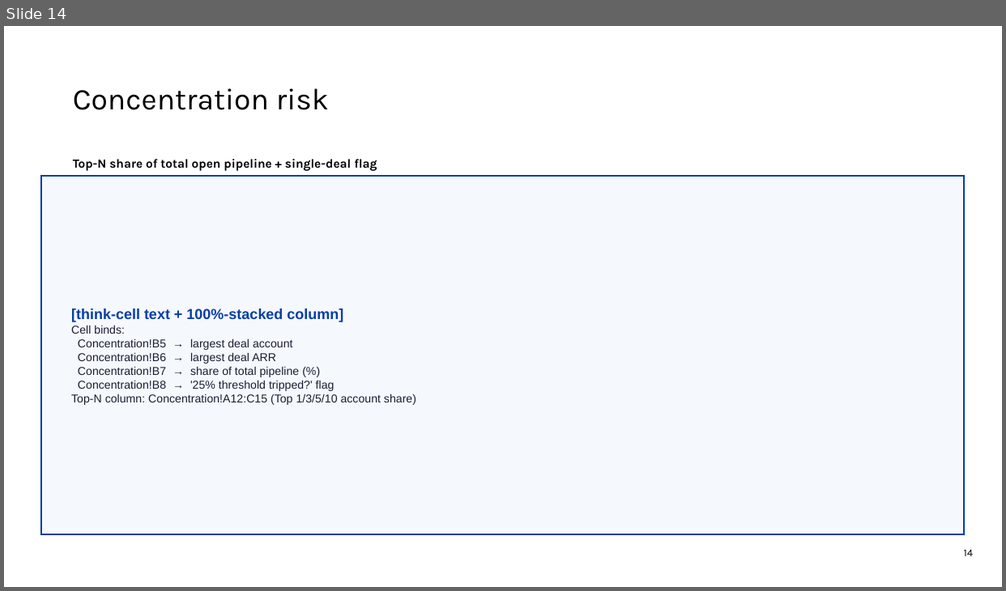
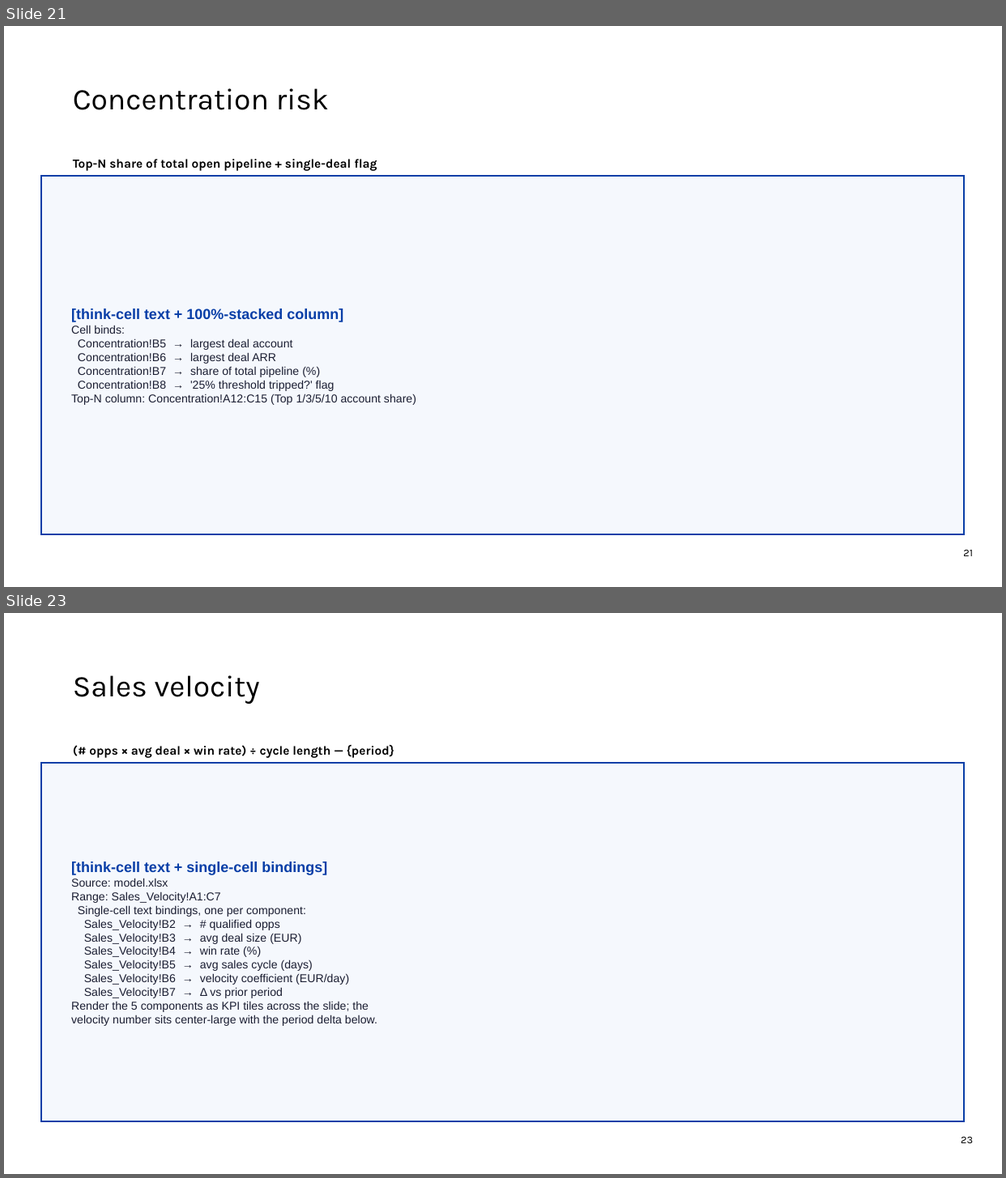
Before and after one commit to Andre-Profitt/sales-ops-copilot, a slide deck: assets/LAND_template.pptx. Shown one above the other, each under a label of ours: slide 14 before the commit, slides 21 and 23 after it; the slides between them are not shown. The pictures are 1006x591 and 1006x1178 pixels, drawn with LibreOffice and Linux fonts; fonts in the diff are those of the drawing; background and template pictures are left out. Boxes give left, top, right and bottom in pixels: in the first picture for what was removed or moved away, otherwise in the second. Text is boxed around its words. In the diff, an @@ line names an element or a change of style, - is before the commit and + after.

```diff
--- a/assets/LAND_template.pptx
+++ b/assets/LAND_template.pptx
@@ slide 23 added at [4, 613, 1002, 1174], background #FFFFFF; not listed: 1 template element that a slide beside it also shows @@
@@ text added at [73, 675, 260, 704], 29 pt, text #000000 @@
+Sales velocity
@@ text added at [89, 745, 394, 758], 12 pt, text #000000, bold @@
+(# opps × avg deal × win rate) ÷ cycle length — {period}
@@ rectangle added at [41, 763, 965, 1122], fill #F5F8FD, outline #083EA7 1.5 pt, 11 pt, text #1A1D31 @@
+[think-cell text + single-cell bindings]
+Source: model.xlsx
+Range: Sales_Velocity!A1:C7
+Single-cell text bindings, one per component:
+Sales_Velocity!B2 → # qualified opps
+Sales_Velocity!B3 → avg deal size (EUR)
+Sales_Velocity!B4 → win rate (%)
+Sales_Velocity!B5 → avg sales cycle (days)
+Sales_Velocity!B6 → velocity coefficient (EUR/day)
+Sales_Velocity!B7 → Δ vs prior period
+Render the 5 components as KPI tiles across the slide; the
+velocity number sits center-large with the period delta below.
@@ what was slide 14 is now slide 21 @@
@@ page number at [963, 550, 973, 557]: text changed @@
-14
+21
```
Also in this commit, not shown: 11 other slides added, 1 slide removed, 2 other files.
